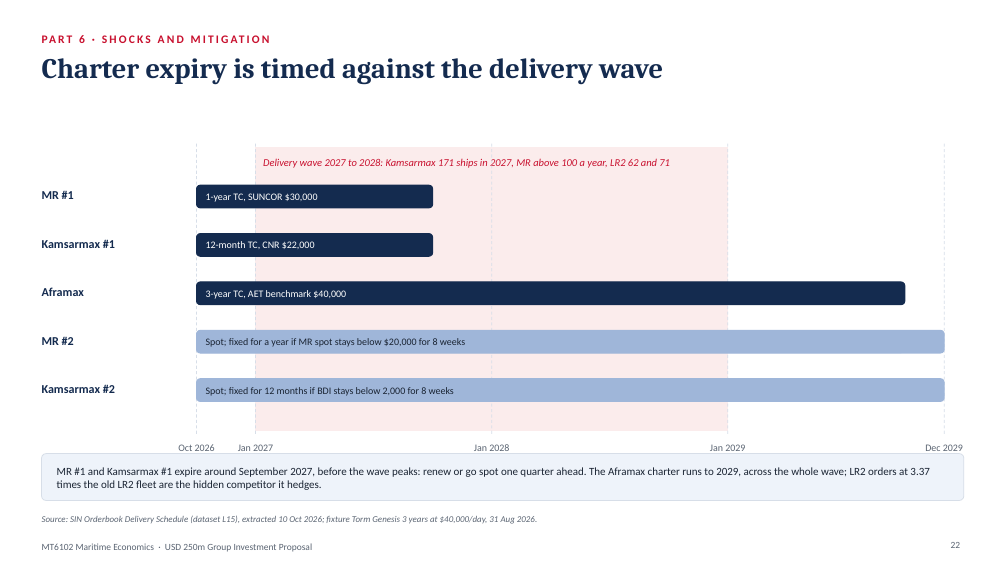
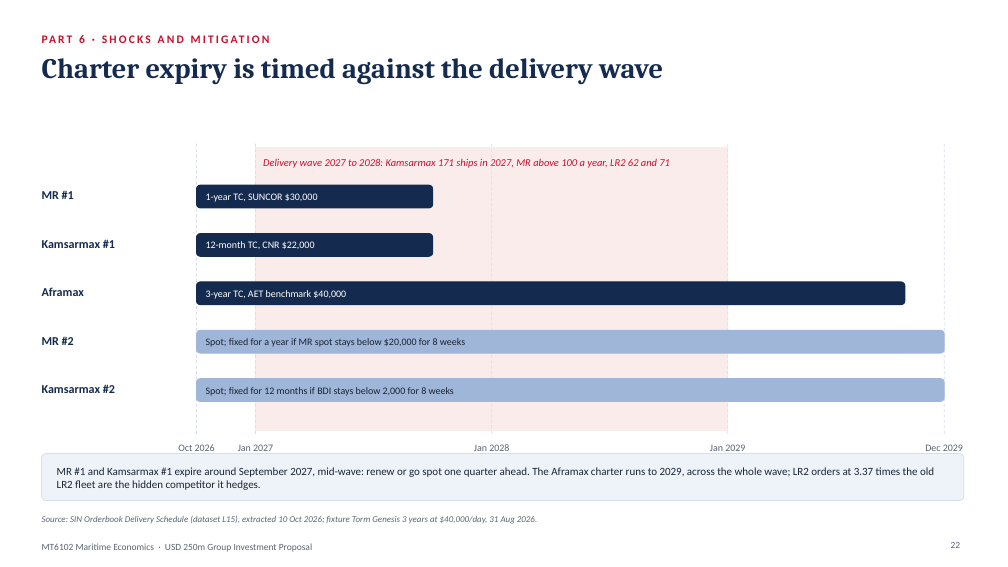
Before and after one commit to zhanmingliu2025-max/MT6102, a slide deck: slide 22 of MT6102_Group_Presentation.pptx. Drawn at 1008x567 pixels with LibreOffice and Linux fonts; fonts in the diff are those of the drawing. Boxes give left, top, right and bottom in pixels: in the first picture for what was removed or moved away, otherwise in the second. Text is boxed around its words. In the diff, an @@ line names an element or a change of style, - is before the commit and + after.

```diff
--- a/MT6102_Group_Presentation.pptx
+++ b/MT6102_Group_Presentation.pptx
@@ text at bbox=[57, 467, 934, 490]: text changed @@
-MR #1 and Kamsarmax #1 expire around September 2027, before the wave peaks: renew or go spot one quarter ahead. The Aframax charter runs to 2029, across the whole wave; LR2 orders at 3.37 times the old LR2 fleet are the hidden competitor it hedges.
+MR #1 and Kamsarmax #1 expire around September 2027, mid-wave: renew or go spot one quarter ahead. The Aframax charter runs to 2029, across the whole wave; LR2 orders at 3.37 times the old LR2 fleet are the hidden competitor it hedges.
```
Also in this commit, not shown: 22 other slides changed, 2 slides removed, 3 other files.
